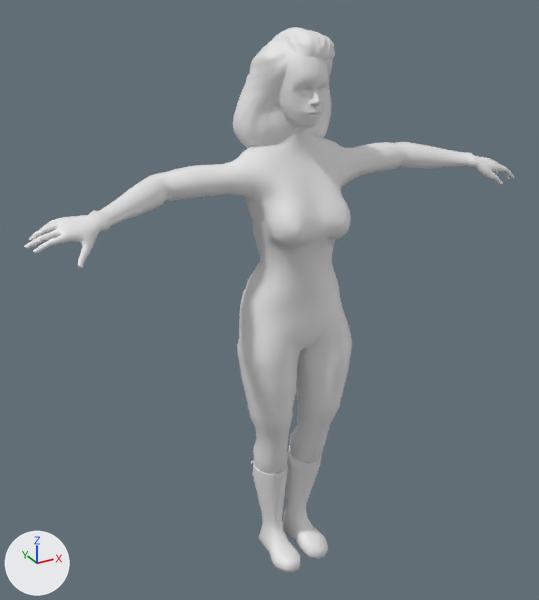
Before and after pictures for a commit that changed the OBJ model Assets/Models/amanda/Amanda/amandaModel.obj.
One viewpoint serves both versions: a 50 mm camera at (-1.34, -2.2, 2.35) aimed at (-0.05, 0.13, 1.19). The axes (+X, +Y, +Z) are drawn at lower left. The lights are the same throughout. Where no turn or scale is listed for an object, it has been applied to the vertices.

The scene before the commit, as lines of its bpy script (objects in view):
```python
me_cube = bpy.data.meshes.new('Cube')
me_cube.from_pydata(...)  # 3586 vertices, 3584 faces; spans x -0.188..0.174, y -0.066..0.239, z 1.752..2.187
me_mesh_untitled_005 = bpy.data.meshes.new('mesh_Untitled.005')
me_mesh_untitled_005.from_pydata(...)  # 4380 vertices, 4508 faces; spans x -0.96..0.98, y -0.13..0.23, z 0.0..2.15
ob_cube = bpy.data.objects.new('Cube', me_cube)
ob_cube.location = (0.0, 0.0, 0.0)
ob_mesh_untitled_005 = bpy.data.objects.new('mesh_Untitled.005', me_mesh_untitled_005)
ob_mesh_untitled_005.location = (0.0, 0.0, 0.0)
```
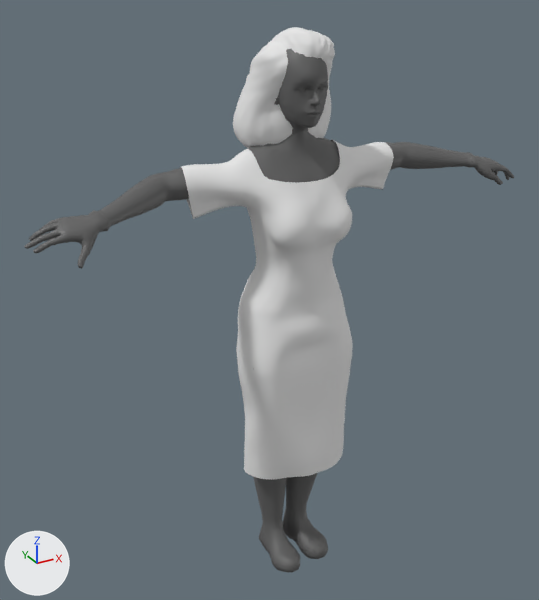
Location of each change, [x1, y1, x2, y2] in pixels of the pictures (539 x 600 px):
'mesh_Untitled.005', recoloured
    both: [24, 49, 514, 572]
'Plane', added
    after: [180, 140, 394, 480]

Diff of the bpy script that builds the scene:
```diff
--- a/Assets/Models/amanda/Amanda/amandaModel.obj.py
+++ b/Assets/Models/amanda/Amanda/amandaModel.obj.py
@@ mat_amanda @@
+mat_amanda = principled_material('amanda')
+mat_amanda.base_color = (0.12, 0.12, 0.12)  # dark grey #616161
+mat_amanda.roughness = 0.542
@@ mat_none @@
+mat_none = principled_material('None')
+mat_none.base_color = (0.8, 0.8, 0.8)  # white #e7e7e7
+mat_none.roughness = 1.0
@@ me_mesh_untitled_005 @@
 me_mesh_untitled_005.from_pydata(...)  # 4380 vertices, 4508 faces; spans x -0.96..0.98, y -0.13..0.23, z 0.0..2.15
+me_mesh_untitled_005.materials.append(mat_amanda)  # dark grey #616161
@@ me_plane @@
+me_plane.from_pydata(...)  # 4914 vertices, 4832 faces; spans x -0.41..0.425, y -0.138..0.235, z 0.484..1.796
+me_plane.materials.append(mat_none)  # white #e7e7e7
@@ ob_plane @@
+ob_plane = bpy.data.objects.new('Plane', me_plane)
+ob_plane.location = (0.0, 0.0, 0.0)
```
